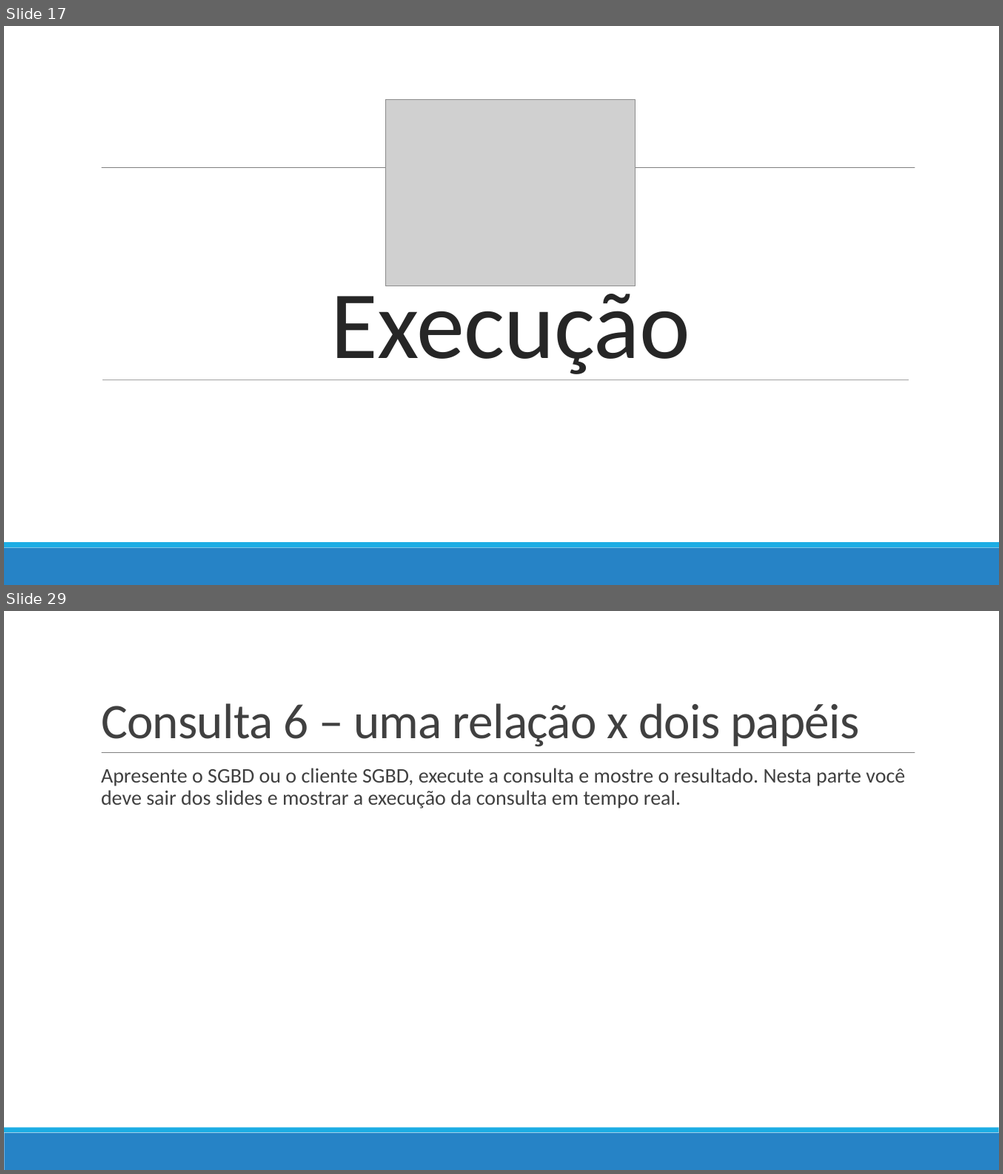
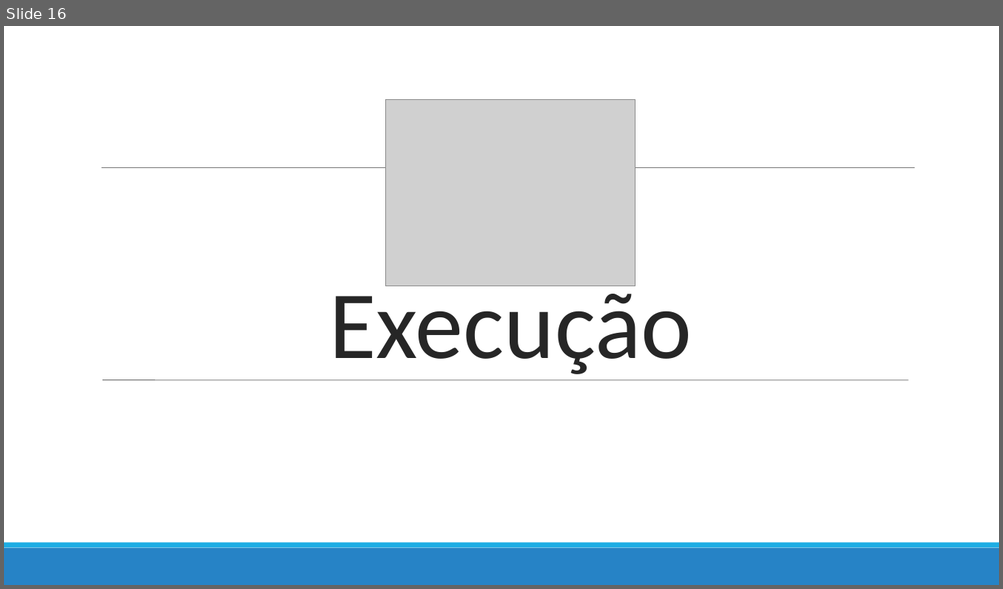
Before and after one commit to Marcos-Med/EpDB, a slide deck: docs/video 3.odp. Shown one above the other, each under a label of ours: slides 17 and 29 before the commit, slide 16 after it; the slides between them are not shown. The pictures are 1003x1174 and 1003x589 pixels, drawn with LibreOffice and Linux fonts; fonts in the diff are those of the drawing; grey boxes stand for pictures. Boxes give left, top, right and bottom in pixels: in the first picture for what was removed or moved away, otherwise in the second. Text is boxed around its words. In the diff, an @@ line names an element or a change of style, - is before the commit and + after.

Commit message:
adicionando consultas
4 - Having, 5 - quatro relações e 6 - uma relação x dois papéis

```diff
--- a/docs/video 3.odp
+++ b/docs/video 3.odp
@@ slide 29 removed at (x1=4, y1=611, x2=999, y2=1170), background #FFFFFF; not listed: 3 template elements that a slide beside it also shows @@
@@ title removed at (x1=101, y1=703, x2=859, y2=747) @@
-Consulta 6 – uma relação x dois papéis
@@ text removed at (x1=101, y1=768, x2=905, y2=809) @@
-  Apresente o SGBD ou o cliente SGBD, execute a consulta e mostre o resultado. Nesta parte você deve sair dos slides e mostrar a execução da consulta em tempo real.
@@ what was slide 17 is now slide 16 @@
@@ slide 16 changed as well @@
@@ text "Execução" at (x1=329, y1=278, x2=691, y2=381): letter spacing -0.5 to 0 pt @@
@@ line (102, 380) - (908, 380): stroke #808080 0.51 pt to #808080 0.74 pt @@
```
Also in this commit, not shown: 17 other slides changed, 15 slides added, 11 other slides removed.
